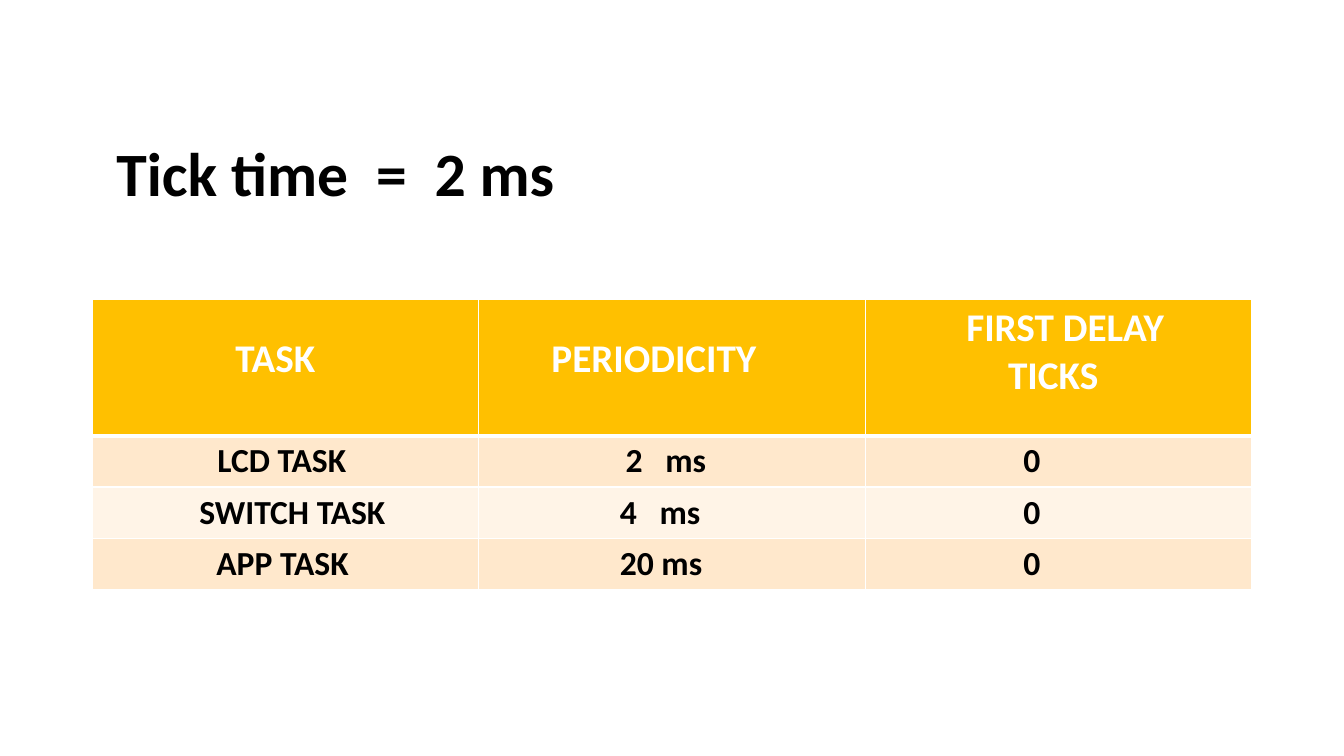
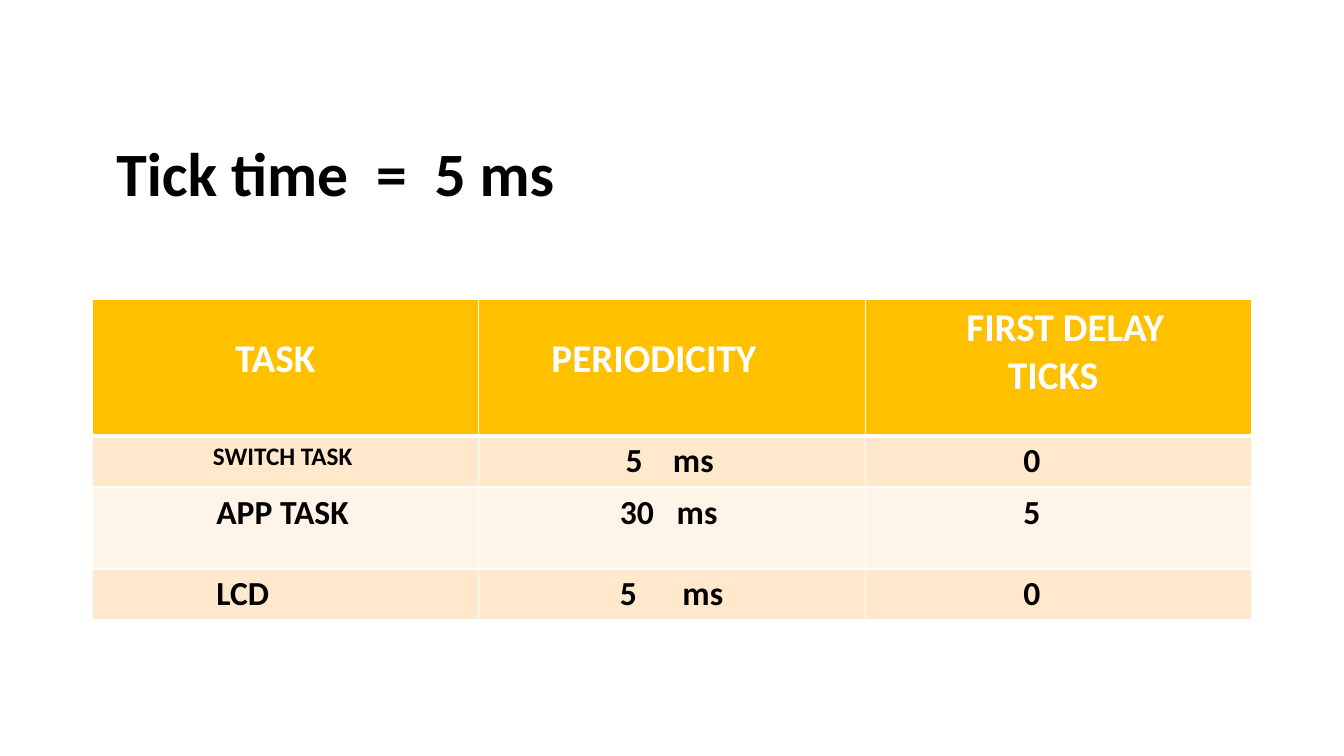
Before and after one commit to BasmaAbdelhakim/CA_project, a slide deck: slide 1 of 05-Documents/dynamic architecture.pptx. Drawn at 1344x756 pixels with LibreOffice and Linux fonts; fonts in the diff are those of the drawing. Boxes give left, top, right and bottom in pixels: in the first picture for what was removed or moved away, otherwise in the second. Text is boxed around its words. In the diff, an @@ line names an element or a change of style, - is before the commit and + after.

```diff
--- a/05-Documents/dynamic architecture.pptx
+++ b/05-Documents/dynamic architecture.pptx
@@ title at bbox=[116, 152, 555, 197]: text changed @@
-Tick time = 2 ms
+Tick time = 5 ms
@@ table at bbox=[93, 299, 1251, 610] @@
-row 2, column 1: LCD TASK
+row 2, column 1: SWITCH TASK
-row 2, column 2: 2 ms
+row 2, column 2: 5 ms
-row 3: SWITCH TASK | 4 ms | 0
+row 3: APP TASK | 30 ms | 5
-row 4, column 1: APP TASK
+row 4, column 1: LCD
-row 4, column 2: 20 ms
+row 4, column 2: 5 ms
```
Also in this commit, not shown: 1 other file.
